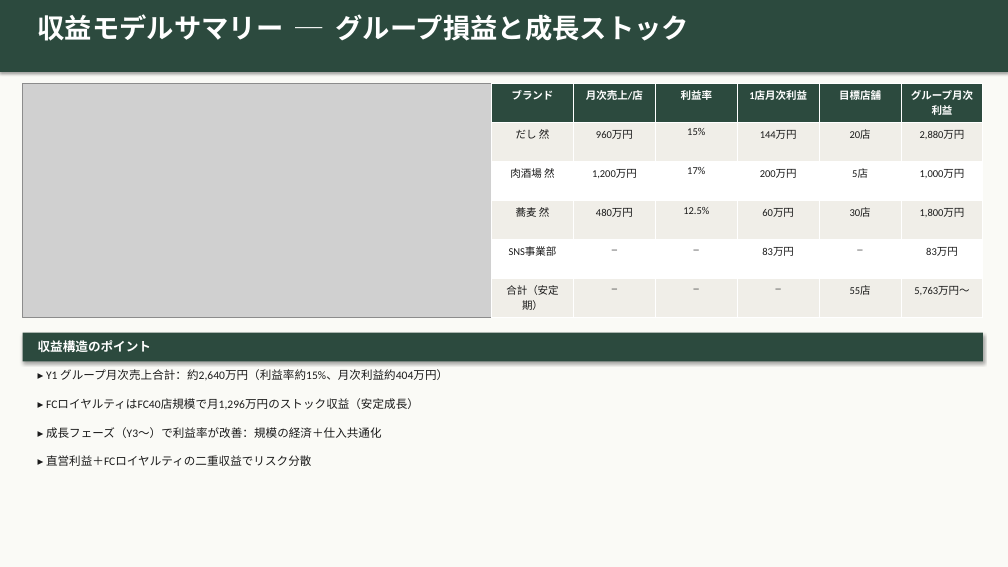
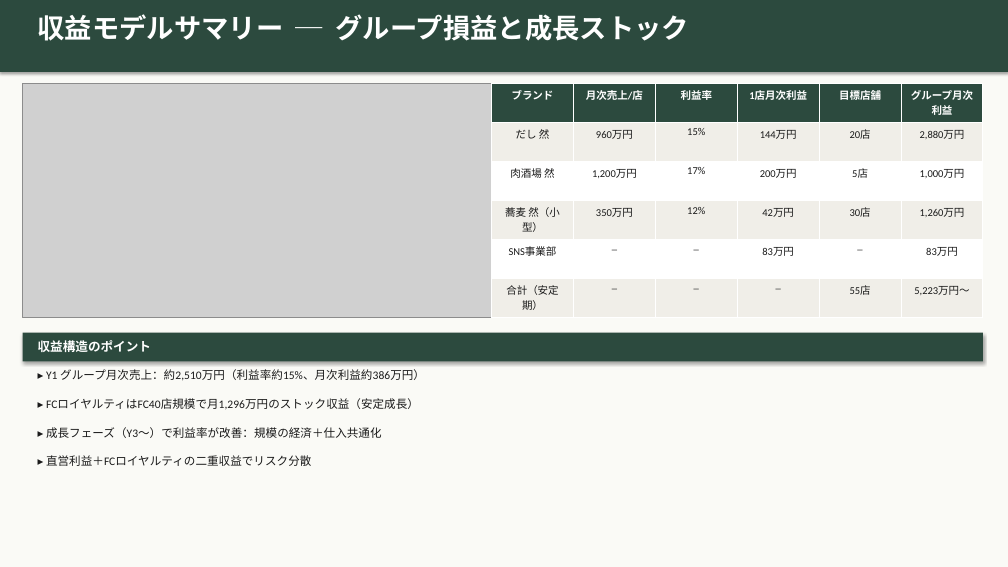
Before and after one commit to hunkotusaisinryo-lab/test-repo, a slide deck: slide 11 of zen/07_融資・投資家資料/然グループ_統合ピッチデッキ_強化版.pptx (slide 10 before the commit). Drawn at 1008x567 pixels with LibreOffice and Linux fonts; fonts in the diff are those of the drawing; grey boxes stand for pictures. Boxes give left, top, right and bottom in pixels: in the first picture for what was removed or moved away, otherwise in the second. Text is boxed around its words. In the diff, an @@ line names an element or a change of style, - is before the commit and + after.

```diff
--- a/zen/07_融資・投資家資料/然グループ_統合ピッチデッキ_強化版.pptx
+++ b/zen/07_融資・投資家資料/然グループ_統合ピッチデッキ_強化版.pptx
@@ table at (492, 83, 982, 318) @@
-row 4: 蕎麦 然 | 480万円 | 12.5% | 60万円 | 30店 | 1,800万円
+row 4: 蕎麦 然（小型） | 350万円 | 12% | 42万円 | 30店 | 1,260万円
-row 6, column 6: 5,763万円〜
+row 6, column 6: 5,223万円〜
@@ text at (46, 369, 425, 381): text changed @@
-▸ Y1 グループ月次売上合計：約2,640万円（利益率約15%、月次利益約404万円）
+▸ Y1 グループ月次売上：約2,510万円（利益率約15%、月次利益約386万円）
```
Also in this commit, not shown: 5 other slides changed, 3 slides added, 1 other file.
